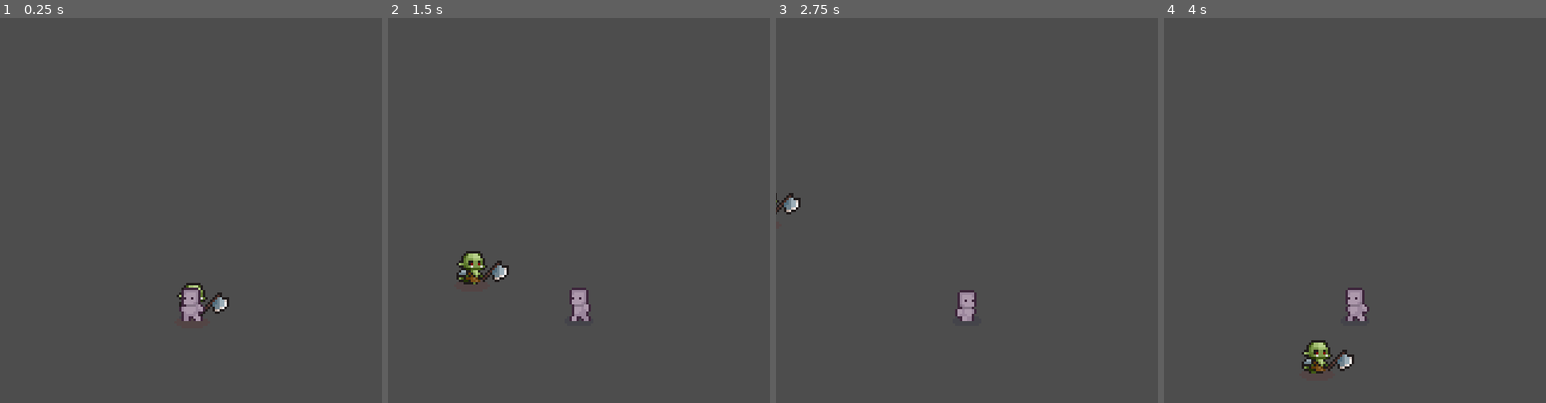
Above: before the commit, frames 1-4 (left to right).
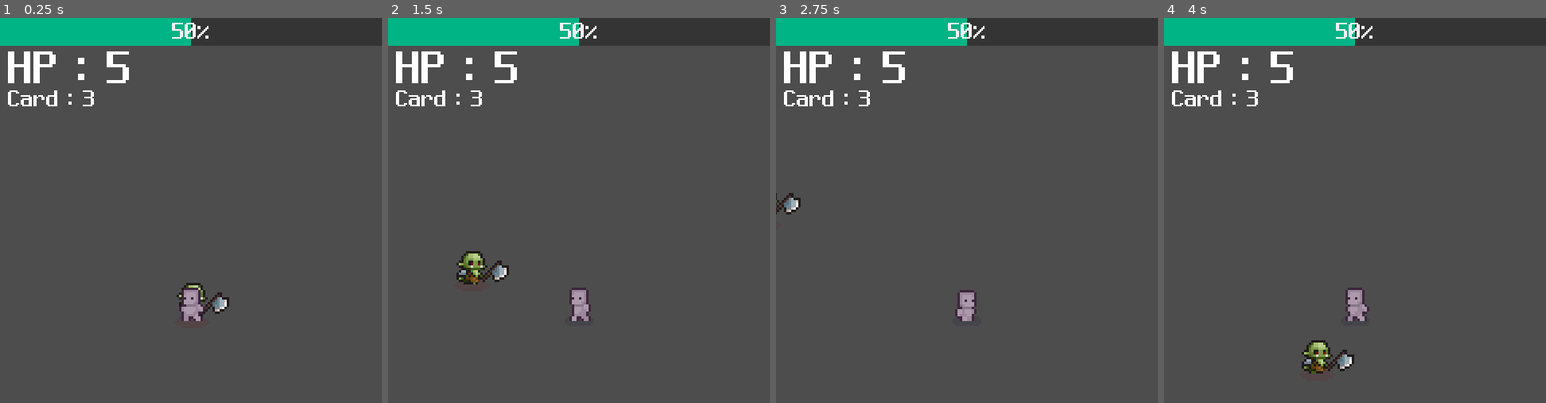
Above: after the commit, the same moments.

Repository: rnseo007/2dgame
Game: Godot game, scene res://Scenes/main.tscn
Same seed, same stepped clock (60 frames per second), same inputs: the game is played once before the commit and once after it. Before the commit the project has no main scene; this scene is started directly in both runs.
Inputs:
- Up to frame 1 (0.25 s): no input
- Up to frame 2 (1.5 s): hold D (move_right) 0.53-1.28 s; hold S (move_down) from 1.28 s (still down)
- Up to frame 3 (2.75 s): release S (move_down) at 2.03 s; hold D (move_right) from 2.03 s (still down)
- Up to frame 4 (4 s): release D (move_right) at 2.78 s; hold W (move_up) 2.78-3.53 s; hold A (move_left) from 3.53 s (still down)

The runs differ from the first frame. In frame 1, 8.3% of the frame differs, in the area x 0-100%, y 0-23%; in frame 2, 8.3%; in frame 3, 8.3%; in frame 4, 8.3%.

Commit message:
공격 범위와 공격 쿨타임 완성, 투사체 만들기 시작

Diff:
--- a/Scenes/Enemy.tscn
+++ b/Scenes/Enemy.tscn
@@ -155,7 +155,7 @@
 states/Walk/position = Vector2(369, 103)
 transitions = ["Start", "Walk", SubResource("AnimationNodeStateMachineTransition_wovta")]
 
-[node name="Enemy" type="CharacterBody2D"]
+[node name="Enemy" type="CharacterBody2D" groups=["Enemy", "TestEnemy"]]
 script = ExtResource("1_wovta")
 
 [node name="Enemy_sprite" type="Sprite2D" parent="."]
--- a/Scenes/Player.tscn
+++ b/Scenes/Player.tscn
@@ -1,8 +1,8 @@
-[gd_scene load_steps=36 format=3 uid="uid://dtrgo1xqwerm0"]
+[gd_scene load_steps=37 format=3 uid="uid://dtrgo1xqwerm0"]
 
 [ext_resource type="Script" uid="uid://bsu8nnhmk6srg" path="res://Scripts/player.gd" id="1_gntrk"]
-[ext_resource type="Texture2D" uid="uid://nvrxqhjgj3fs" path="res://player_character/prototype/Shadow.png" id="2_dewec"]
-[ext_resource type="Texture2D" uid="uid://btny67tjruj3w" path="res://player_character/prototype/Prototype_Character.png" id="3_5ixxa"]
+[ext_resource type="Texture2D" uid="uid://nvrxqhjgj3fs" path="res://Player/player_character/prototype/Shadow.png" id="2_dewec"]
+[ext_resource type="Texture2D" uid="uid://btny67tjruj3w" path="res://Player/player_character/prototype/Prototype_Character.png" id="3_5ixxa"]
 
 [sub_resource type="RectangleShape2D" id="RectangleShape2D_onrkg"]
 size = Vector2(36, 42)
@@ -319,6 +319,9 @@
 transitions = ["d_Idle", "d_Walk", SubResource("AnimationNodeStateMachineTransition_nvl01"), "d_Walk", "d_Idle", SubRes …(199 unchanged characters)…
 graph_offset = Vector2(35, 65)
 
+[sub_resource type="CircleShape2D" id="CircleShape2D_gntrk"]
+radius = 163.12
+
 [node name="Player" type="CharacterBody2D"]
 script = ExtResource("1_gntrk")
 
@@ -337,8 +340,7 @@
 vframes = 12
 metadata/_edit_group_ = true
 
-[node name="CollisionShape2D" type="CollisionShape2D" parent="."]
-visible = false
+[node name="HitBox" type="CollisionShape2D" parent="."]
 shape = SubResource("RectangleShape2D_onrkg")
 disabled = true
 
@@ -357,3 +359,11 @@
 
 [node name="Camera2D" type="Camera2D" parent="."]
 position_smoothing_speed = 50.0
+
+[node name="Range" type="Area2D" parent="."]
+
+[node name="Range_Area" type="CollisionShape2D" parent="Range"]
+shape = SubResource("CircleShape2D_gntrk")
+
+[connection signal="body_entered" from="Range" to="." method="_on_range_body_entered"]
+[connection signal="body_exited" from="Range" to="." method="_on_range_body_exited"]
--- /dev/null
+++ b/Scenes/fire_ball.tscn
@@ -0,0 +1,14 @@
+[gd_scene load_steps=3 format=3 uid="uid://civyjtqi6du8b"]
+
+[ext_resource type="Texture2D" uid="uid://1ok77u6h131v" path="res://Player/Projectile/New_All_Fire_Bullet_Pixel_16x16/FireBall_16x16.png" id="1_qb2lp"]
+
+[sub_resource type="CircleShape2D" id="CircleShape2D_viwkk"]
+
+[node name="FireBall" type="Area2D"]
+
+[node name="CollisionShape2D" type="CollisionShape2D" parent="."]
+shape = SubResource("CircleShape2D_viwkk")
+
+[node name="Sprite2D" type="Sprite2D" parent="."]
+texture_filter = 1
+texture = ExtResource("1_qb2lp")
--- a/Scenes/main.tscn
+++ b/Scenes/main.tscn
@@ -11,4 +11,3 @@
 [node name="Enemy" parent="." instance=ExtResource("2_8gbba")]
 
 [node name="Play_HUD" parent="." instance=ExtResource("3_8gbba")]
-visible = false
--- a/Scenes/play_hud.tscn
+++ b/Scenes/play_hud.tscn
@@ -42,26 +42,8 @@
 offset_right = 240.0
 offset_bottom = 35.0
 grow_horizontal = 2
+theme_override_fonts/font = ExtResource("1_o33u0")
+theme_override_font_sizes/font_size = 32
 theme_override_styles/background = SubResource("StyleBoxFlat_o33u0")
 theme_override_styles/fill = SubResource("StyleBoxFlat_i1abf")
 value = 50.0
-show_percentage = false
-
-[node name="Xp_percent" type="Label" parent="Xp_bar"]
-layout_mode = 1
-anchors_preset = 8
-anchor_left = 0.5
-anchor_top = 0.5
-anchor_right = 0.5
-anchor_bottom = 0.5
-offset_left = -24.0
-offset_top = -16.0
-offset_right = 24.0
-offset_bottom = 16.0
-grow_horizontal = 2
-grow_vertical = 2
-theme_override_fonts/font = ExtResource("1_o33u0")
-theme_override_font_sizes/font_size = 32
-text = "50%"
-horizontal_alignment = 1
-vertical_alignment = 1
--- a/Scripts/player.gd
+++ b/Scripts/player.gd
@@ -1,10 +1,56 @@
 extends CharacterBody2D
 
 @export var speed : int = 300
+@export var attackDistance : float = 200.0
+#Attack cooltime max(setup)
+@export var attackCoolTime : float = 1.0
+
+var can_Attack : bool = true
+
+#in Attack Area enemy array
+var enemy_array = []
+
+func _ready() -> void:
+	setAttArea()
+
+#set Attack Area func
+func setAttArea():
+	$Range/Range_Area.shape.radius = attackDistance
+
+#get nearest enemy
+func getCloseEnemy():
+	#current nearest enemy distance + setup to attack distance
+	var close_Enemy_Dist = attackDistance
+	#current nearest enemy
+	var close_Enemy
+
+	for e in enemy_array:
+		#get current enemy distance
+		var cur_enemy_dist = global_position.distance_to(e.global_position)
+
+		if (cur_enemy_dist < close_Enemy_Dist):
+			close_Enemy_Dist = cur_enemy_dist
+			close_Enemy = e
+
+	return close_Enemy
+
+
+func attack(target):
+	if !can_Attack:
+		return
+	can_Attack = false
+
+	#attack code here
+
+
+	get_tree().create_timer(attackCoolTime).timeout.connect(func(): can_Attack = true)
+	print("attack")
 
 func _physics_process(_delta):
+	#reset velocity
 	velocity = Vector2.ZERO
 
+	#set direction to input
 	var direction := Vector2(Input.get_axis("move_left","move_right"), Input.get_axis("move_up","move_down"))
 	if direction:
 		velocity = direction.normalized() * speed
@@ -15,3 +61,14 @@
 	else:
 		$AnimationTree.get("parameters/playback").travel("Idle")
 		pass
+
+	if enemy_array.size() > 0:
+		attack(getCloseEnemy())
+
+#if enemy in attack area
+func _on_range_body_entered(body: Node2D) -> void:
+	enemy_array.append(body)
+
+#if enemy out attack area
+func _on_range_body_exited(body: Node2D) -> void:
+	enemy_array.erase(body)
--- a/icon.svg
+++ /dev/null
@@ -1 +0,0 @@
-<svg xmlns="http://www.w3.org/2000/svg" width="128" height="128"><rect width="124" height="124" x="2" y="2" fill="#363d52" stroke="#212532" stroke-width="4" rx="14"/><g fill="#fff" transform="translate(12.322 12.322)scale(.101)"><path d="M105 673v33q407 354 814 0v-33z"/><path fill="#478cbf" d="m105 673 152 14q12 1 15 14l4 67 132 10 8-61q2-11 15-15h162q13 4 15 15l8 61 132-10 4-67q3-13 15-14l152-14V427q30-39 56-81-35-59-83-108-43 20-82 47-40-37-88-64 7-51 8-102-59-28-123-42-26 43-46 89-49-7-98 0-20-46-46-89-64 14-123 42 1 51 8 102-48 27-88 64-39-27-82-47-48 49-83 108 26 42 56 81zm0 33v39c0 276 813 276 814 0v-39l-134 12-5 69q-2 10-14 13l-162 11q-12 0-16-11l-10-65H446l-10 65q-4 11-16 11l-162-11q-12-3-14-13l-5-69z"/><path d="M483 600c0 34 58 34 58 0v-86c0-34-58-34-58 0z"/><circle cx="725" cy="526" r="90"/><circle cx="299" cy="526" r="90"/></g><g fill="#414042" transform="translate(12.322 12.322)scale(.101)"><circle cx="307" cy="532" r="60"/><circle cx="717" cy="532" r="60"/></g></svg>
--- a/project.godot
+++ b/project.godot
@@ -11,14 +11,18 @@
 [application]
 
 config/name="2dgame"
+run/main_scene="uid://c1nhxlovmsx53"
 config/features=PackedStringArray("4.4", "Mobile")
-config/icon="res://icon.svg"
 
 [display]
 
 window/size/viewport_width=480
 window/size/viewport_height=720
 window/stretch/mode="canvas_items"
+
+[global_group]
+
+Enemy="Enemy_All"
 
 [input]
 
Binary file added: Player/Projectile/New_All_Fire_Bullet_Pixel_16x16/All_Fire_Bullet_Pixel_16x16_00.png
Not shown, added: Player/Projectile/New_All_Fire_Bullet_Pixel_16x16/All_Fire_Bullet_Pixel_16x16_00.png.import
Binary file added: Player/Projectile/New_All_Fire_Bullet_Pixel_16x16/All_Fire_Bullet_Pixel_16x16_01.png
Not shown, added: Player/Projectile/New_All_Fire_Bullet_Pixel_16x16/All_Fire_Bullet_Pixel_16x16_01.png.import
Binary file added: Player/Projectile/New_All_Fire_Bullet_Pixel_16x16/All_Fire_Bullet_Pixel_16x16_02.png
Not shown, changed: Player/Projectile/New_All_Fire_Bullet_Pixel_16x16/All_Fire_Bullet_Pixel_16x16_02.png.import
Binary file added: Player/Projectile/New_All_Fire_Bullet_Pixel_16x16/All_Fire_Bullet_Pixel_16x16_03.png
Not shown, added: Player/Projectile/New_All_Fire_Bullet_Pixel_16x16/All_Fire_Bullet_Pixel_16x16_03.png.import
Binary file added: Player/Projectile/New_All_Fire_Bullet_Pixel_16x16/All_Fire_Bullet_Pixel_16x16_04.png
Not shown, added: Player/Projectile/New_All_Fire_Bullet_Pixel_16x16/All_Fire_Bullet_Pixel_16x16_04.png.import
Binary file added: Player/Projectile/New_All_Fire_Bullet_Pixel_16x16/All_Fire_Bullet_Pixel_16x16_05.png
Not shown, added: Player/Projectile/New_All_Fire_Bullet_Pixel_16x16/All_Fire_Bullet_Pixel_16x16_05.png.import
(and 10 more such lines)
